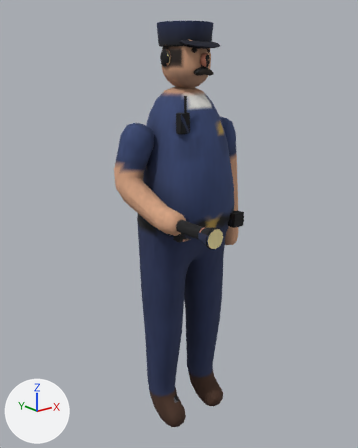
An edit to the FBX model Assets/_Project/Art/Models/Characters/Char_Guard.fbx, drawn before and after from the same camera.
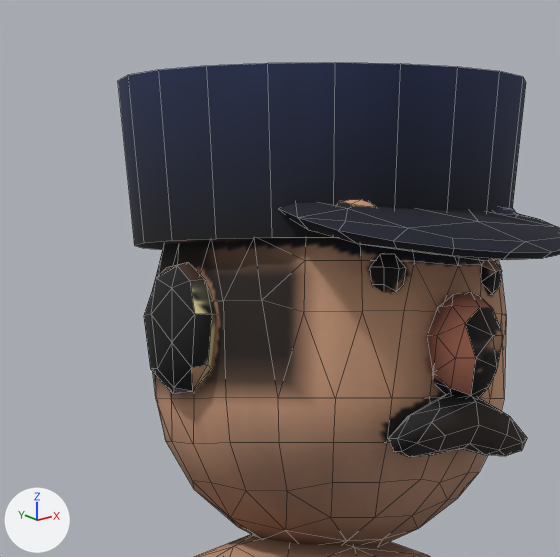
The first picture shows the older version from a 50 mm camera at (-1.327, -1.636, 1.603) aimed at (-0.07, -0.064, 0.975). The close-ups show the older and then the newer version on the part from 39% to 61% of the width and 3% to 20% of the height of that picture. Only the edits that show in the close-ups are written down. The lights are fixed; the arrows at lower left show +X, +Y and +Z. The close-ups show mesh edges as thin lines.

Before the edit, the objects in view are built like this:
```python
me_char_guard = bpy.data.meshes.new('Char_Guard')
me_char_guard.from_pydata(...)  # 1348 vertices, 1981 faces; spans x -0.32..0.32, y 0.0..1.77, z -0.15..0.46
me_char_guard.materials.append(mat_m_char_guard)  # picture img_char_guard_basecolor_png
ob_char_guard = bpy.data.objects.new('Char_Guard', me_char_guard)
ob_char_guard.location = (0.0, 0.0, 0.0)
ob_char_guard.rotation_euler = (1.571, 0.0, 0.0)  # degrees (90, 0, 0)
```
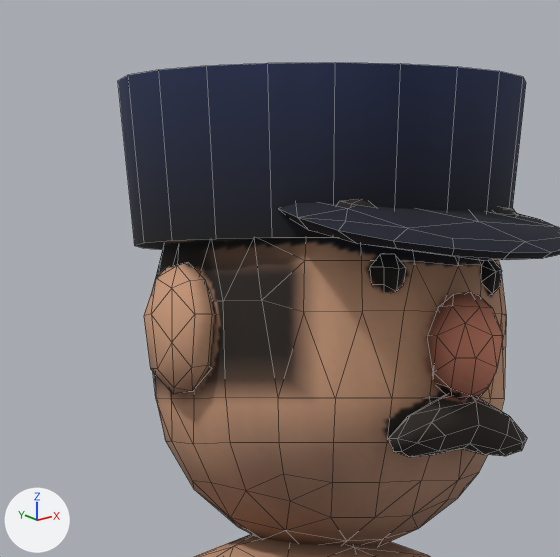
What differs and where, as boxes (x1, y1, x2, y2) in the close-ups (560 x 557 px; the box of a moved part takes in the faces that stretch with it):
part 1 of me_char_guard, moved or reshaped
    both: (230, 200, 560, 530)
part 2 of me_char_guard, surface changed
    both: (144, 201, 517, 443)

The change, as a diff of the scene's bpy script:
```diff
--- a/Assets/_Project/Art/Models/Characters/Char_Guard.fbx.py
+++ b/Assets/_Project/Art/Models/Characters/Char_Guard.fbx.py
@@ me_char_guard @@
 # used by ob_char_guard; location = (0.0, 0.0, 0.0); rotation_euler = (1.571, 0.0, 0.0), in degrees (90, 0, 0)
-me_char_guard.from_pydata(...)  # 1348 vertices, 1981 faces; spans x -0.32..0.32, y 0.0..1.77, z -0.15..0.46
+me_char_guard.from_pydata(...)  # 1348 vertices, 1983 faces; spans x -0.32..0.32, y 0.0..1.77, z -0.15..0.46
+# me_char_guard part 1
+# 3 vertices are removed from x -0.06..0.03, y 1.56..1.57, z 0.06..0.11
+# 52 faces are deleted
+# 4 vertices move within x -0.08..-0.02, y 1.7, z 0.08..0.1
+# 3 vertices are added at (0.02, 1.56, 0.11), (-0.07, 1.57, 0.07), (-0.06, 1.55, 0.06)
+# 54 new faces join them
+# me_char_guard part 2: 328 kept faces spanning x -0.27..0.22, y 0.01..1.71, z -0.07..0.46 get new texture (UV) coordinates
 me_char_guard.materials.append(mat_m_char_guard)
```
